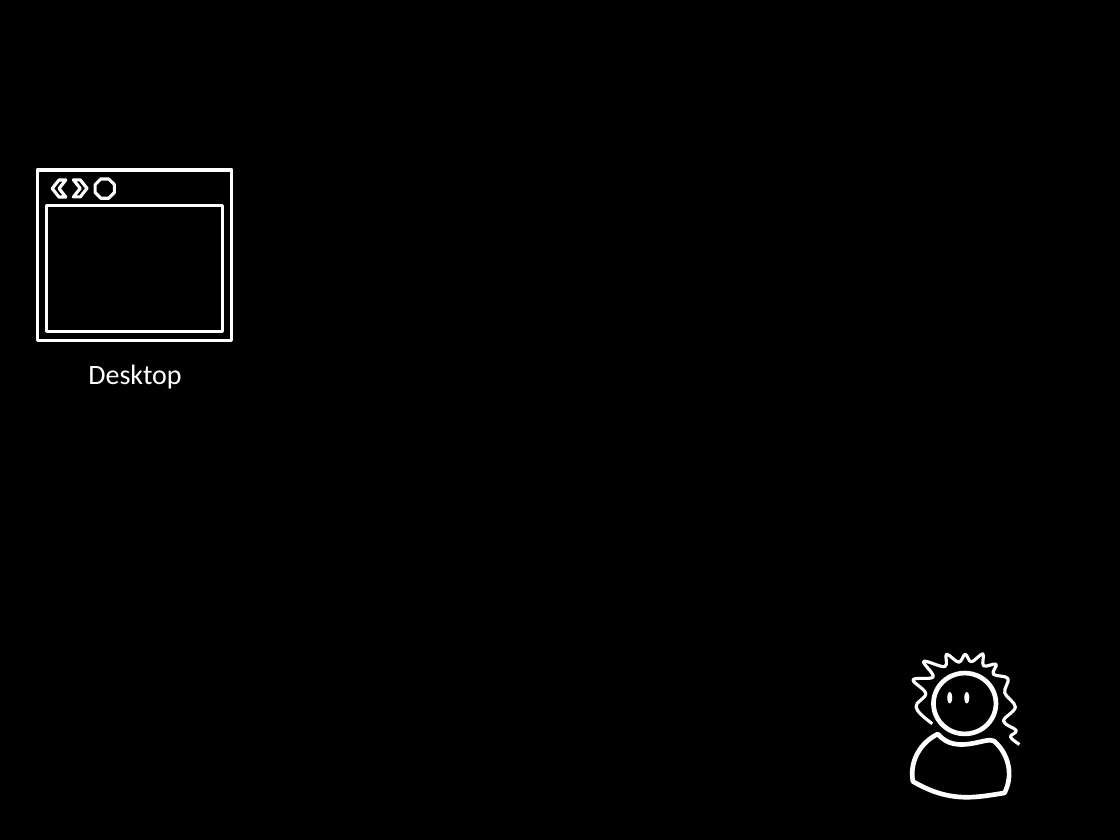
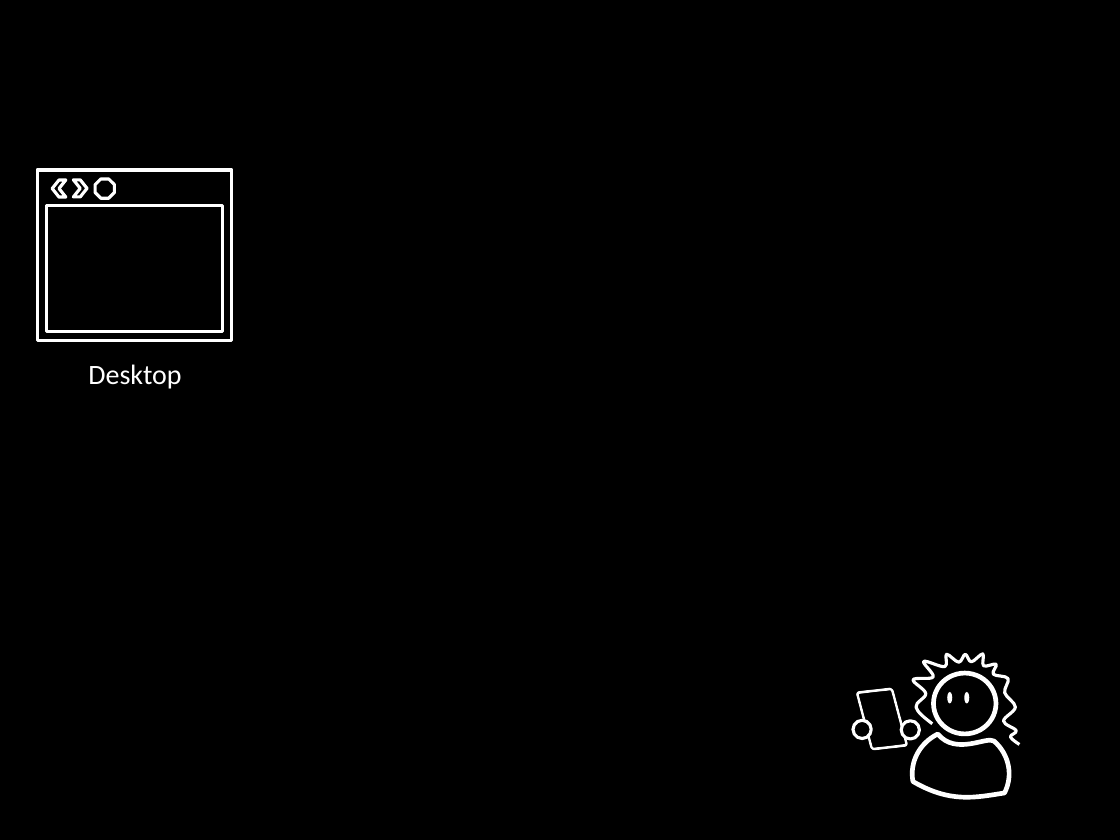
Before and after one commit to socketwench/introToContentTypes, a slide deck: slide 20 of src/introToContentTypes.pptx. Drawn at 1120x840 pixels with LibreOffice and Linux fonts; fonts in the diff are those of the drawing. Boxes give left, top, right and bottom in pixels: in the first picture for what was removed or moved away, otherwise in the second. Text is boxed around its words. In the diff, an @@ line names an element or a change of style, - is before the commit and + after.

```diff
--- a/src/introToContentTypes.pptx
+++ b/src/introToContentTypes.pptx
@@ rounded rectangle added at <box>864,689,902,749</box>, outline #FFFFFF 2 pt @@
@@ ellipse added at <box>853,720,871,738</box>, fill #000000, outline #FFFFFF 2 pt @@
@@ ellipse added at <box>902,721,920,739</box>, fill #000000, outline #FFFFFF 2 pt @@
```
Also in this commit, not shown: 3 other slides changed, 17 slides added, 1 slide removed, 17 other files.
